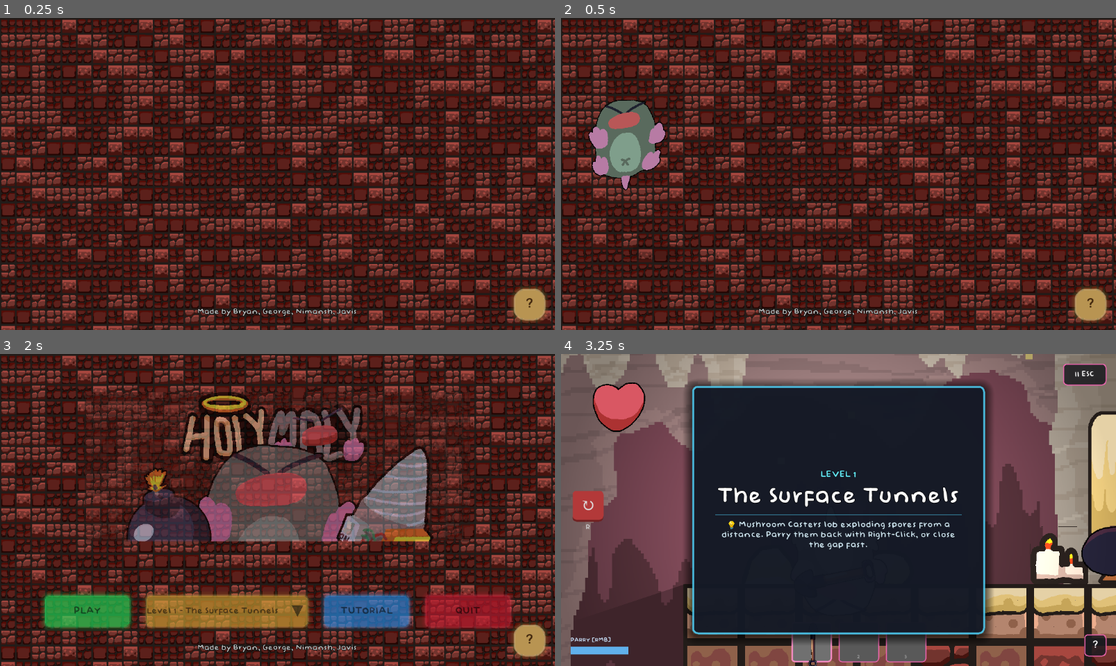
Above: before the commit, frames 1-4 (two rows, left to right).
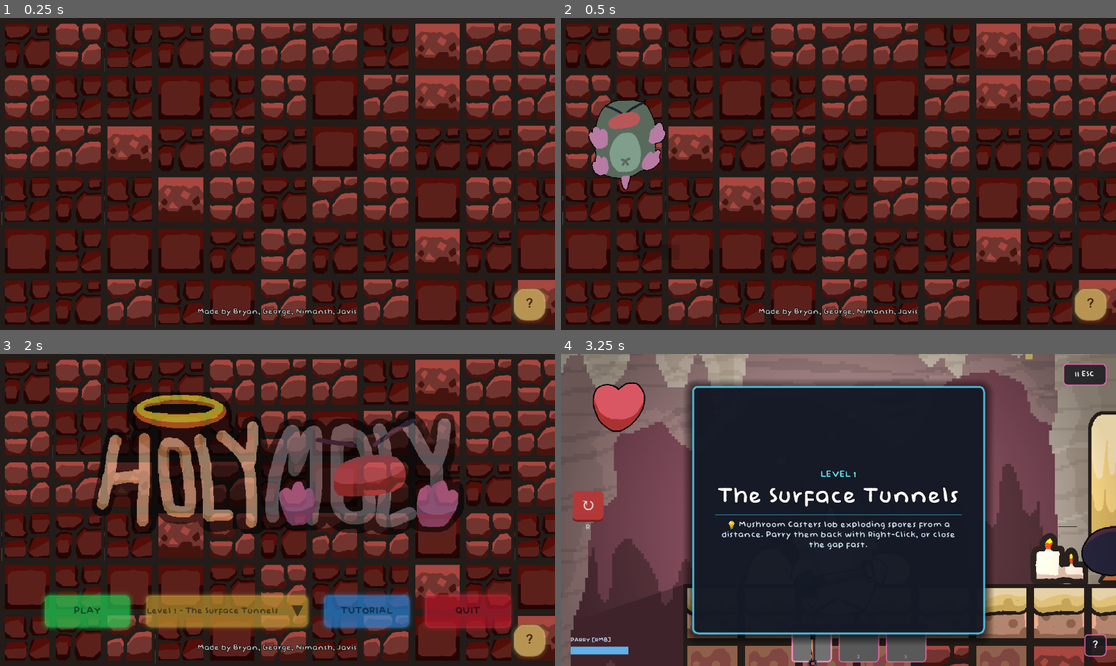
Above: after the commit, the same moments.

Repository: Geofoods/Holy-Moly
Game: Godot game, scene res://scenes/intro.tscn
Two runs of this game, one before a commit and one after it. Both use one fixed random seed, a clock stepped at 60 frames per second and the inputs below. Sound files missing from this copy of the repository are replaced by a short silence.
Inputs (mouse positions are in pixels of both pictures, inside the frame that each line leads up to):
- Up to frame 1 (0.25 s): no input
- Up to frame 2 (0.5 s): no input
- Up to frame 3 (2 s): tap Enter (ui_accept) at 0.5, 0.77, 1.52 s; move the mouse to (399, 494) at 0.52 s; hold Right (ui_right) 0.53-1.28 s; tap E at 0.6 s; click (399, 494) at 0.67 s; move the mouse to (166, 525) at 1.27 s; hold Left (ui_left) from 1.28 s (still down); tap R at 1.35 s
- Up to frame 4 (3.25 s): release Left (ui_left) at 2 s; click "PLAY" at 2 s; click "Level 1 - The Surface Tunnels" at 2.75 s

The runs differ from the first frame. In frame 1, 60% of the frame differs, in the area x 0-100%, y 0-100%; in frame 2, 58%; in frame 3, 63%; in frame 4, nothing differs.

Commit message:
fixed stuff

Diff:
--- a/scenes/intro.tscn
+++ b/scenes/intro.tscn
@@ -1,11 +1,11 @@
 [gd_scene format=3 uid="uid://d2i1x8x1y6p8"]
 
 [ext_resource type="Script" uid="uid://dnwg1dwhl0esb" path="res://scripts/intro.gd" id="1_h1b2y"]
+[ext_resource type="Texture2D" uid="uid://by3w2khn64egu" path="res://backgrnd.png" id="2_es01l"]
 [ext_resource type="Texture2D" uid="uid://buaps737jhmeo" path="res://sprites/molejumpbold.png" id="2_molejump"]
+[ext_resource type="Texture2D" uid="uid://cpabxkmqhhx5n" path="res://holymolylogo.png" id="4_0naf5"]
 [ext_resource type="FontFile" uid="uid://bnyew5lradf4a" path="res://Baby Doll.otf" id="6_es01l"]
 [ext_resource type="PackedScene" path="res://scenes/info_popup.tscn" id="7_info"]
-[ext_resource type="Texture2D" path="res://Bricks.webp" id="8_bricks"]
-[ext_resource type="Texture2D" path="res://holymolybanner.webp" id="9_banner"]
 
 [sub_resource type="StyleBoxFlat" id="StyleBoxFlat_playbutton"]
 bg_color = Color(0.13, 0.85, 0.35, 1)
@@ -13,27 +13,83 @@
 border_width_top = 3
 border_width_right = 3
 border_width_bottom = 3
-border_color = Color(0.2, 1.0, 0.5, 0.4)
-corner_radius_top_left = 12
-corner_radius_top_right = 12
-corner_radius_bottom_right = 12
-corner_radius_bottom_left = 12
-shadow_size = 8
+border_color = Color(0.2, 1, 0.5, 0.4)
+corner_radius_top_left = 12
+corner_radius_top_right = 12
+corner_radius_bottom_right = 12
+corner_radius_bottom_left = 12
 shadow_color = Color(0.1, 0.9, 0.3, 0.35)
+shadow_size = 8
 
 [sub_resource type="StyleBoxFlat" id="StyleBoxFlat_playbutton_hover"]
-bg_color = Color(0.2, 1.0, 0.45, 1)
-border_width_left = 3
-border_width_top = 3
-border_width_right = 3
-border_width_bottom = 3
-border_color = Color(0.4, 1.0, 0.7, 1)
-corner_radius_top_left = 12
-corner_radius_top_right = 12
-corner_radius_bottom_right = 12
-corner_radius_bottom_left = 12
-shadow_size = 12
-shadow_color = Color(0.1, 1.0, 0.4, 0.5)
+bg_color = Color(0.2, 1, 0.45, 1)
+border_width_left = 3
+border_width_top = 3
+border_width_right = 3
+border_width_bottom = 3
+border_color = Color(0.4, 1, 0.7, 1)
+corner_radius_top_left = 12
+corner_radius_top_right = 12
+corner_radius_bottom_right = 12
+corner_radius_bottom_left = 12
+shadow_color = Color(0.1, 1, 0.4, 0.5)
+shadow_size = 12
+
+[sub_resource type="StyleBoxFlat" id="StyleBoxFlat_levelpicker"]
+bg_color = Color(0.82, 0.65, 0.22, 1)
+border_width_left = 3
+border_width_top = 3
+border_width_right = 3
+border_width_bottom = 3
+border_color = Color(0.95, 0.82, 0.45, 0.4)
+corner_radius_top_left = 12
+corner_radius_top_right = 12
+corner_radius_bottom_right = 12
+corner_radius_bottom_left = 12
+shadow_color = Color(0.6, 0.45, 0.1, 0.35)
+shadow_size = 8
+
+[sub_resource type="StyleBoxFlat" id="StyleBoxFlat_levelpicker_hover"]
+bg_color = Color(0.92, 0.75, 0.3, 1)
+border_width_left = 3
+border_width_top = 3
+border_width_right = 3
+border_width_bottom = 3
+border_color = Color(1, 0.9, 0.55, 1)
+corner_radius_top_left = 12
+corner_radius_top_right = 12
+corner_radius_bottom_right = 12
+corner_radius_bottom_left = 12
+shadow_color = Color(0.7, 0.55, 0.15, 0.5)
+shadow_size = 12
+
+[sub_resource type="StyleBoxFlat" id="StyleBoxFlat_tutorialbutton"]
+bg_color = Color(0.15, 0.55, 0.9, 1)
+border_width_left = 3
+border_width_top = 3
+border_width_right = 3
+border_width_bottom = 3
+border_color = Color(0.4, 0.75, 1, 0.4)
+corner_radius_top_left = 12
+corner_radius_top_right = 12
+corner_radius_bottom_right = 12
+corner_radius_bottom_left = 12
+shadow_color = Color(0.1, 0.5, 0.9, 0.35)
+shadow_size = 8
+
+[sub_resource type="StyleBoxFlat" id="StyleBoxFlat_tutorialbutton_hover"]
+bg_color = Color(0.25, 0.65, 1, 1)
+border_width_left = 3
+border_width_top = 3
+border_width_right = 3
+border_width_bottom = 3
+border_color = Color(0.5, 0.85, 1, 1)
+corner_radius_top_left = 12
+corner_radius_top_right = 12
+corner_radius_bottom_right = 12
+corner_radius_bottom_left = 12
+shadow_color = Color(0.2, 0.6, 1, 0.5)
+shadow_size = 12
 
 [sub_resource type="StyleBoxFlat" id="StyleBoxFlat_exitbutton"]
 bg_color = Color(0.72, 0.1, 0.18, 1)
@@ -41,83 +97,27 @@
 border_width_top = 3
 border_width_right = 3
 border_width_bottom = 3
-border_color = Color(1.0, 0.3, 0.4, 0.4)
-corner_radius_top_left = 12
-corner_radius_top_right = 12
-corner_radius_bottom_right = 12
-corner_radius_bottom_left = 12
-shadow_size = 8
+border_color = Color(1, 0.3, 0.4, 0.4)
+corner_radius_top_left = 12
+corner_radius_top_right = 12
+corner_radius_bottom_right = 12
+corner_radius_bottom_left = 12
 shadow_color = Color(0.9, 0.1, 0.2, 0.35)
-
-[sub_resource type="StyleBoxFlat" id="StyleBoxFlat_tutorialbutton"]
-bg_color = Color(0.15, 0.55, 0.9, 1)
-border_width_left = 3
-border_width_top = 3
-border_width_right = 3
-border_width_bottom = 3
-border_color = Color(0.4, 0.75, 1.0, 0.4)
-corner_radius_top_left = 12
-corner_radius_top_right = 12
-corner_radius_bottom_right = 12
-corner_radius_bottom_left = 12
-shadow_size = 8
-shadow_color = Color(0.1, 0.5, 0.9, 0.35)
-
-[sub_resource type="StyleBoxFlat" id="StyleBoxFlat_tutorialbutton_hover"]
-bg_color = Color(0.25, 0.65, 1.0, 1)
-border_width_left = 3
-border_width_top = 3
-border_width_right = 3
-border_width_bottom = 3
-border_color = Color(0.5, 0.85, 1.0, 1)
-corner_radius_top_left = 12
-corner_radius_top_right = 12
-corner_radius_bottom_right = 12
-corner_radius_bottom_left = 12
-shadow_size = 12
-shadow_color = Color(0.2, 0.6, 1.0, 0.5)
+shadow_size = 8
 
 [sub_resource type="StyleBoxFlat" id="StyleBoxFlat_exitbutton_hover"]
-bg_color = Color(1.0, 0.2, 0.3, 1)
-border_width_left = 3
-border_width_top = 3
-border_width_right = 3
-border_width_bottom = 3
-border_color = Color(1.0, 0.5, 0.6, 1)
-corner_radius_top_left = 12
-corner_radius_top_right = 12
-corner_radius_bottom_right = 12
-corner_radius_bottom_left = 12
-shadow_size = 12
+bg_color = Color(1, 0.2, 0.3, 1)
+border_width_left = 3
+border_width_top = 3
+border_width_right = 3
+border_width_bottom = 3
+border_color = Color(1, 0.5, 0.6, 1)
+corner_radius_top_left = 12
+corner_radius_top_right = 12
+corner_radius_bottom_right = 12
+corner_radius_bottom_left = 12
 shadow_color = Color(0.9, 0.1, 0.2, 0.5)
-
-[sub_resource type="StyleBoxFlat" id="StyleBoxFlat_levelpicker"]
-bg_color = Color(0.82, 0.65, 0.22, 1)
-border_width_left = 3
-border_width_top = 3
-border_width_right = 3
-border_width_bottom = 3
-border_color = Color(0.95, 0.82, 0.45, 0.4)
-corner_radius_top_left = 12
-corner_radius_top_right = 12
-corner_radius_bottom_right = 12
-corner_radius_bottom_left = 12
-shadow_size = 8
-shadow_color = Color(0.6, 0.45, 0.1, 0.35)
-
-[sub_resource type="StyleBoxFlat" id="StyleBoxFlat_levelpicker_hover"]
-bg_color = Color(0.92, 0.75, 0.3, 1)
-border_width_left = 3
-border_width_top = 3
-border_width_right = 3
-border_width_bottom = 3
-border_color = Color(1.0, 0.9, 0.55, 1)
-corner_radius_top_left = 12
-corner_radius_top_right = 12
-corner_radius_bottom_right = 12
-corner_radius_bottom_left = 12
-shadow_size = 12
-shadow_color = Color(0.7, 0.55, 0.15, 0.5)
+shadow_size = 12
 
 [sub_resource type="StyleBoxFlat" id="StyleBoxFlat_infobutton"]
 bg_color = Color(0.72, 0.58, 0.32, 1)
@@ -139,13 +139,13 @@
 border_width_top = 3
 border_width_right = 3
 border_width_bottom = 3
-border_color = Color(1.0, 0.92, 0.7, 0.8)
+border_color = Color(1, 0.92, 0.7, 0.8)
 corner_radius_top_left = 24
 corner_radius_top_right = 24
 corner_radius_bottom_right = 24
 corner_radius_bottom_left = 24
-shadow_size = 12
 shadow_color = Color(0.6, 0.5, 0.2, 0.5)
+shadow_size = 12
 
 [node name="IntroScreen" type="Control" unique_id=899664745]
 layout_mode = 3
@@ -154,7 +154,7 @@
 
 [node name="Background" type="TextureRect" parent="." unique_id=1935340133]
 layout_mode = 1
-texture = ExtResource("8_bricks")
+texture = ExtResource("2_es01l")
 expand_mode = 1
 stretch_mode = 1
 
@@ -187,11 +187,11 @@
 alignment = 1
 
 [node name="BannerImage" type="TextureRect" parent="CenterContainer/VBoxContainer" unique_id=1959195757]
+clip_contents = true
 custom_minimum_size = Vector2(800, 310)
 layout_mode = 2
 size_flags_horizontal = 4
-clip_contents = true
-texture = ExtResource("9_banner")
+texture = ExtResource("4_0naf5")
 expand_mode = 1
 stretch_mode = 6
 
@@ -218,7 +218,7 @@
 theme_override_styles/focus = SubResource("StyleBoxFlat_playbutton_hover")
 text = "PLAY"
 
-[node name="LevelPickerOption" type="OptionButton" parent="CenterContainer/VBoxContainer/ButtonContainer"]
+[node name="LevelPickerOption" type="OptionButton" parent="CenterContainer/VBoxContainer/ButtonContainer" unique_id=1483564925]
 custom_minimum_size = Vector2(340, 70)
 layout_mode = 2
 theme_override_colors/font_color = Color(0.03, 0.03, 0.03, 1)
@@ -259,7 +259,7 @@
 text = "QUIT"
 
 [node name="InfoButton" type="Button" parent="." unique_id=778241001]
-anchors_preset = 3
+layout_mode = 0
 anchor_left = 1.0
 anchor_top = 1.0
 anchor_right = 1.0
@@ -281,8 +281,8 @@
 
 [node name="InfoPopup" parent="." unique_id=778241002 instance=ExtResource("7_info")]
 
-[node name="CreditsLabel" type="Label" parent="."]
-anchors_preset = 12
+[node name="CreditsLabel" type="Label" parent="." unique_id=29629912]
+layout_mode = 0
 anchor_top = 1.0
 anchor_right = 1.0
 anchor_bottom = 1.0
--- a/scripts/bestiary_data.gd
+++ b/scripts/bestiary_data.gd
@@ -39,6 +39,30 @@
 		"strategy": "Parry (Right-click) the orange bullets to deflect them back - a deflected bullet kills the ant instantly. Otherwise, 3 shovel hits takes it down.",
 	},
 	{
+		"id": "slime",
+		"name": "Poison Slime",
+		"icon": "res://poison.webp",
+		"icon_region": Rect2(),
+		"category": "Enemy",
+		"danger_level": 3,
+		"description": "A toxic blob that leaps toward you.",
+		"behavior": "Jumps toward your position. If it hits you, it deals contact damage and inflicts a poison effect over time.",
+		"attack_pattern": "Leaps every few seconds. Deals poison damage.",
+		"strategy": "Keep your distance and hit it when it lands.",
+	},
+	{
+		"id": "drill",
+		"name": "Bomb Drill",
+		"icon": "res://drill.webp",
+		"icon_region": Rect2(),
+		"category": "Item",
+		"danger_level": 1,
+		"description": "A spinning drill head that bores straight through rock and enemies alike.",
+		"behavior": "Select it from your inventory and Left-click to launch it toward your cursor. It travels in a straight line, tunneling through tiles as it goes.",
+		"attack_pattern": "Travels for about 2 seconds, instantly defeating any enemy it touches along its path. Unlike the Bomb, it never damages you.",
+		"strategy": "Aim it straight down a corridor to clear a path and any enemies lined up in it in one shot. Completely safe to use up close.",
+	},
+	{
 		"id": "bomb",
 		"name": "Bomb",
 		"icon": "res://scenes/bomb.webp",
@@ -51,16 +75,16 @@
 		"strategy": "Throw it from a safe distance. The blast damages you too if you're still standing in the radius when it goes off. Great for blasting through blocked tunnels.",
 	},
 	{
-		"id": "drill",
-		"name": "Bomb Drill",
-		"icon": "res://drill.webp",
+		"id": "holywater",
+		"name": "Holy Water",
+		"icon": "res://holywater.webp",
 		"icon_region": Rect2(),
 		"category": "Item",
-		"danger_level": 1,
-		"description": "A spinning drill head that bores straight through rock and enemies alike.",
-		"behavior": "Select it from your inventory and Left-click to launch it toward your cursor. It travels in a straight line, tunneling through tiles as it goes.",
-		"attack_pattern": "Travels for about 2 seconds, instantly defeating any enemy it touches along its path. Unlike the Bomb, it never damages you.",
-		"strategy": "Aim it straight down a corridor to clear a path and any enemies lined up in it in one shot. Completely safe to use up close.",
+		"danger_level": 0,
+		"description": "A blessed flask of water that restores your health.",
+		"behavior": "Select it from your inventory and use it to heal.",
+		"attack_pattern": "Instantly heals you when consumed.",
+		"strategy": "Save it for emergencies when your health is running low.",
 	},
 ]
 
Binary file added: backgrnd.png
Not shown, added: backgrnd.png.import
Not shown: 2 places in scenes/intro.tscn that only renumber resources
